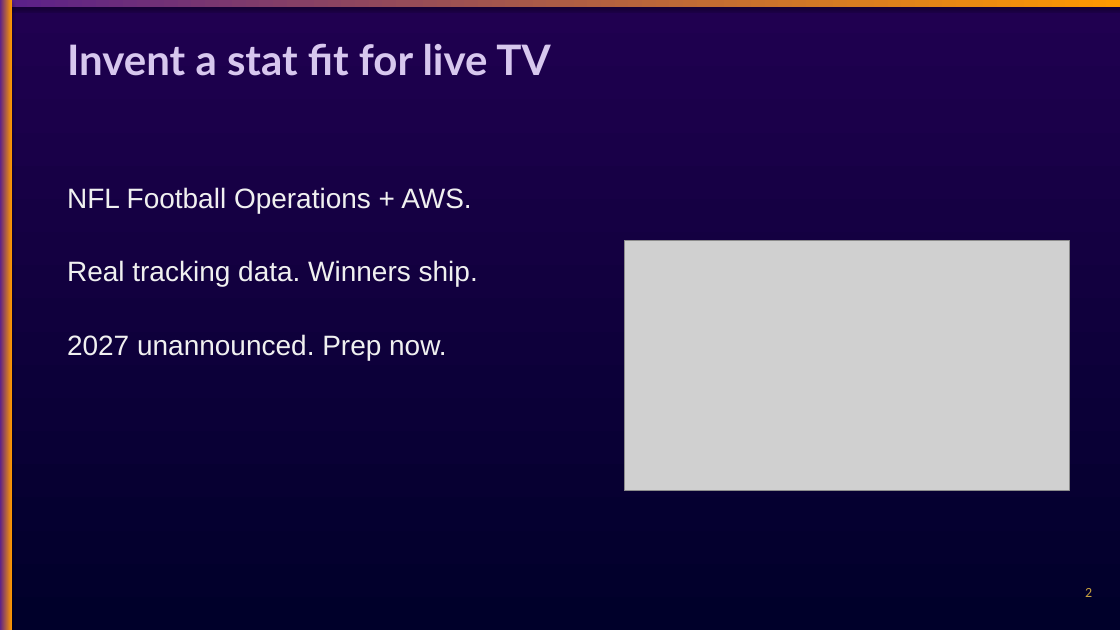
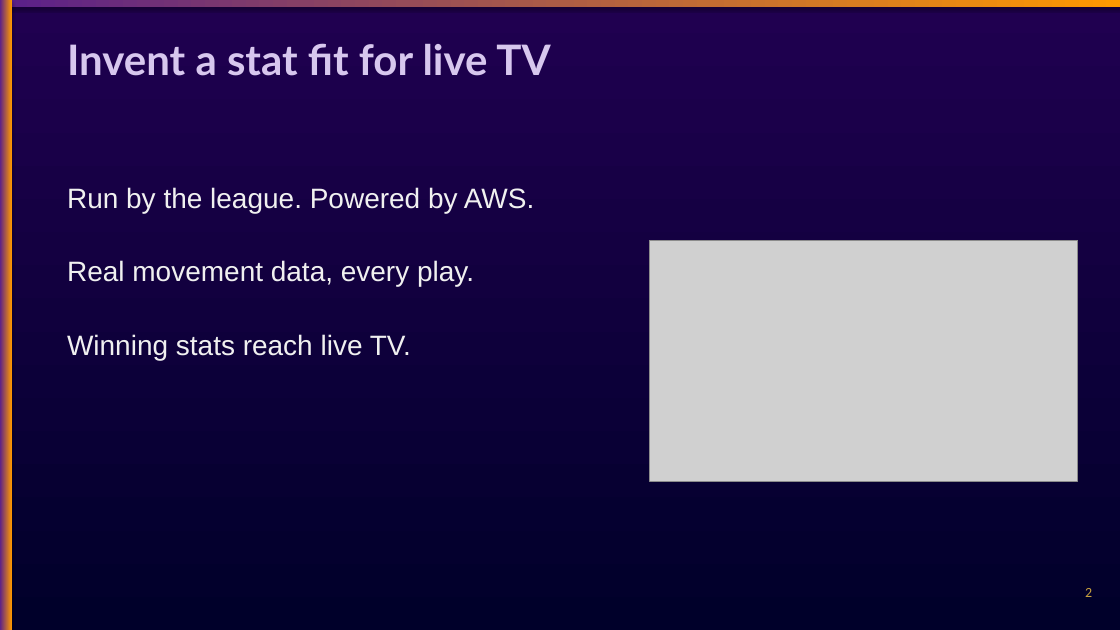
Before and after one commit to chasko-labs/nfl-big-data-bowl-2027, a slide deck: slide 2 of deck/unified.pptx. Drawn at 1120x630 pixels with LibreOffice and Linux fonts; fonts in the diff are those of the drawing; grey boxes stand for pictures. Boxes give left, top, right and bottom in pixels: in the first picture for what was removed or moved away, otherwise in the second. Text is boxed around its words. In the diff, an @@ line names an element or a change of style, - is before the commit and + after.

Commit message:
deck: plain-words rewrite all 17, collision-free layout

```diff
--- a/deck/unified.pptx
+++ b/deck/unified.pptx
@@ text at <box>67,187,535,360</box>: text changed @@
-NFL Football Operations + AWS.
-Real tracking data. Winners ship.
-2027 unannounced. Prep now.
+Run by the league. Powered by AWS.
+Real movement data, every play.
+Winning stats reach live TV.
@@ picture: place and size @@
-picture at <box>624,240,1070,491</box>
+picture at <box>649,240,1078,481</box>
```
Also in this commit, not shown: 6 other slides changed, 9 slides added, 9 slides removed.
